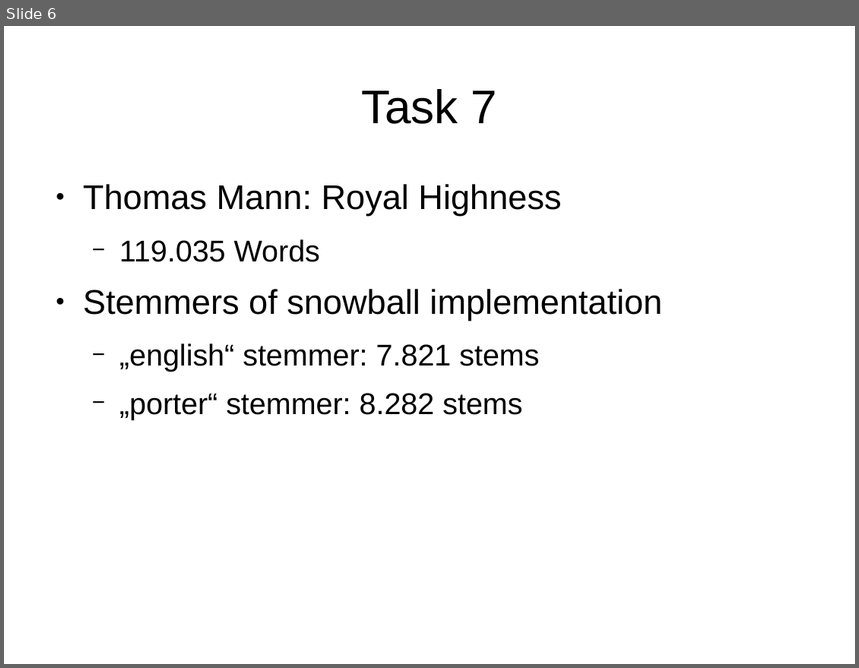
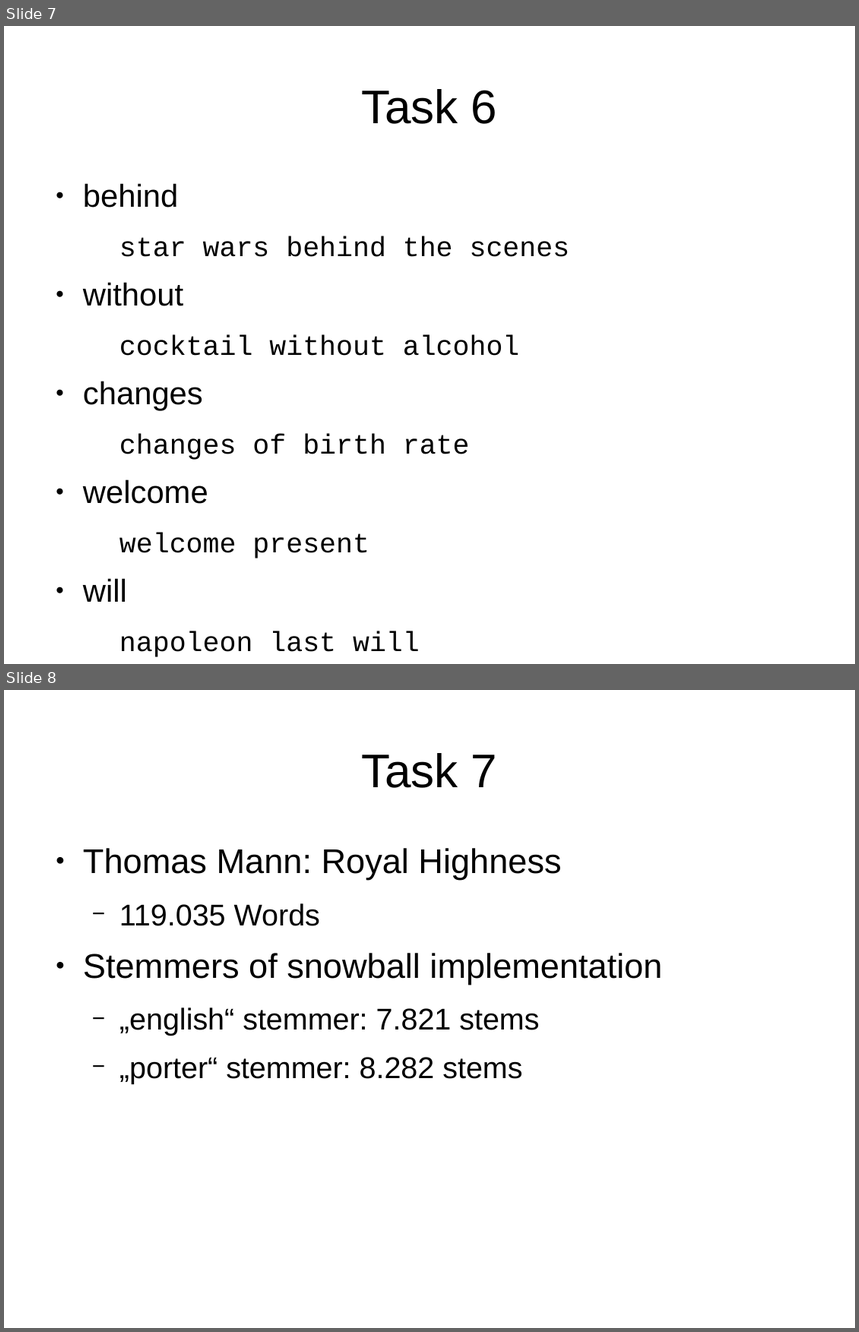
Before and after one commit to thelaui/web-search-exercises, a slide deck: exercises/02/presentation.odp. Shown one above the other, each under a label of ours: slide 6 before the commit, slides 7 and 8 after it. The pictures are 859x668 and 859x1332 pixels, drawn with LibreOffice and Linux fonts; fonts in the diff are those of the drawing. Boxes give left, top, right and bottom in pixels: in the first picture for what was removed or moved away, otherwise in the second. Text is boxed around its words. In the diff, an @@ line names an element or a change of style, - is before the commit and + after.

Commit message:
updated presentation

```diff
--- a/exercises/02/presentation.odp
+++ b/exercises/02/presentation.odp
@@ slide 7 added at bbox=[4, 26, 855, 664], background #FFFFFF @@
@@ title added at bbox=[361, 89, 498, 124], 44 pt, text #000000 @@
+Task 6
@@ text added at bbox=[83, 183, 570, 658], 25.9 pt, text #000000 @@
+● behind
+  star wars behind the scenes
+● without
+  cocktail without alcohol
+● changes
+  changes of birth rate
+● welcome
+  welcome present
+● will
+  napoleon last will
@@ what was slide 6 is now slide 8 @@
```
Also in this commit, not shown: 4 slides changed, 2 other slides added, 1 slide removed, 1 other file.
